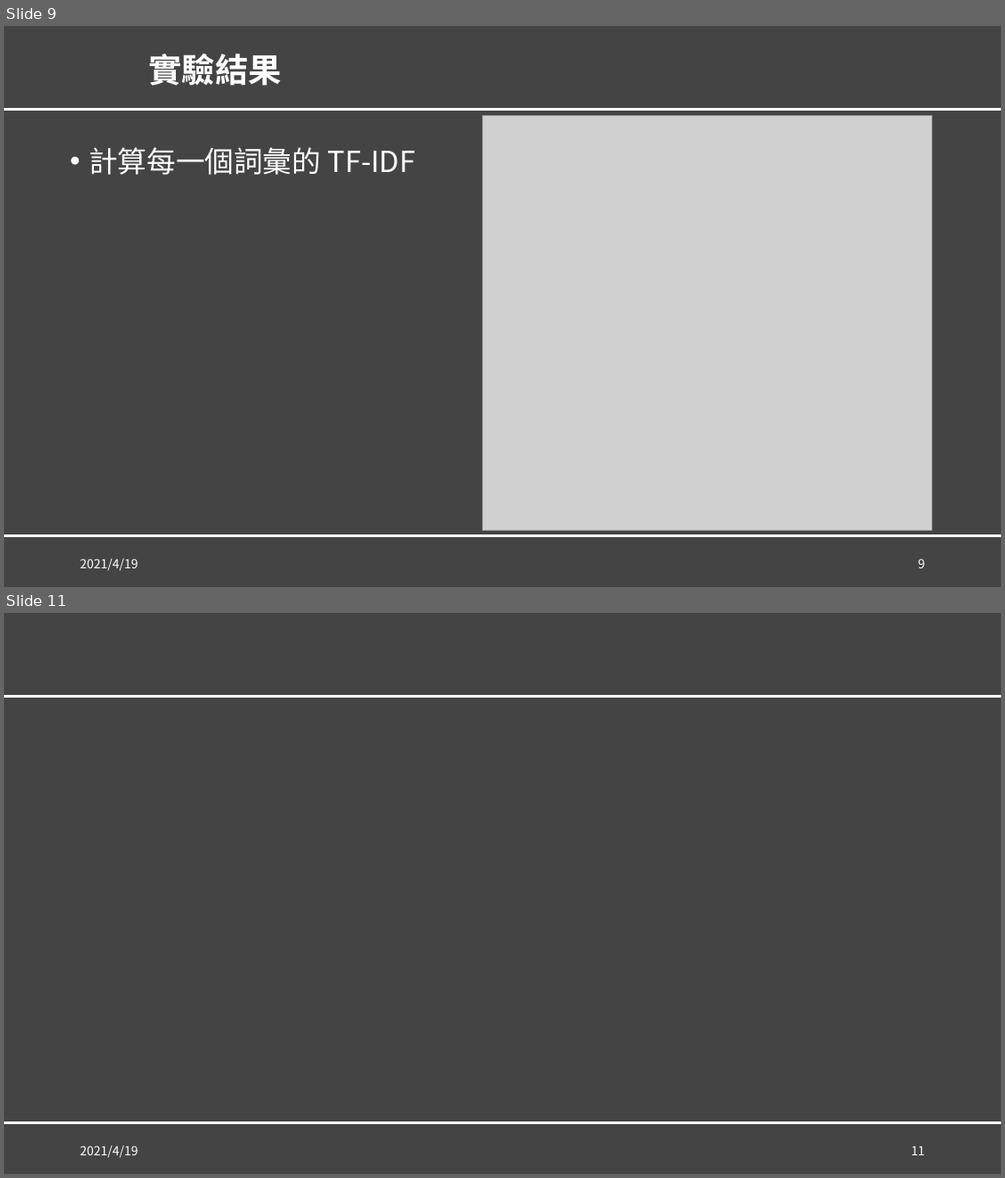
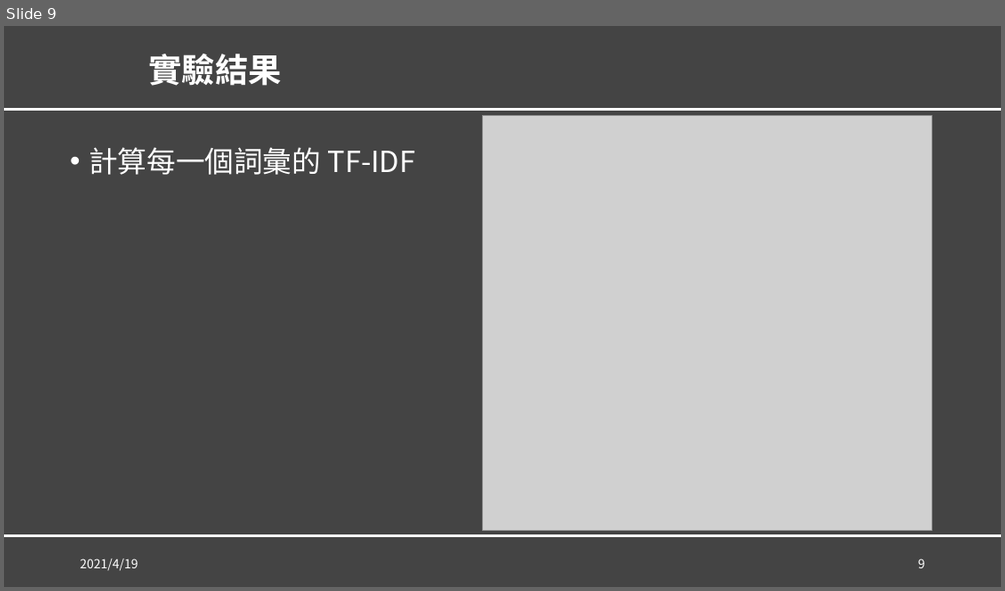
Before and after one commit to YuCheng21/nkust-data-science, a slide deck: Mid-Project/Mid-Project.pptx. Shown one above the other, each under a label of ours: slides 9 and 11 before the commit, slide 9 after it; the slides between them are not shown. The pictures are 1005x1178 and 1005x591 pixels, drawn with LibreOffice and Linux fonts; fonts in the diff are those of the drawing; grey boxes stand for pictures; background and template pictures are left out. Boxes give left, top, right and bottom in pixels: in the first picture for what was removed or moved away, otherwise in the second. Text is boxed around its words. In the diff, an @@ line names an element or a change of style, - is before the commit and + after.

```diff
--- a/Mid-Project/Mid-Project.pptx
+++ b/Mid-Project/Mid-Project.pptx
@@ slide 11 removed at (x1=4, y1=613, x2=1001, y2=1174), background #444444; not listed: 2 template elements that a slide beside it also shows @@
@@ text removed at (x1=80, y1=1145, x2=138, y2=1158) @@
-2021/4/19
@@ page number removed at (x1=911, y1=1145, x2=925, y2=1155) @@
-11
```
Also in this commit, not shown: 3 slides changed.
